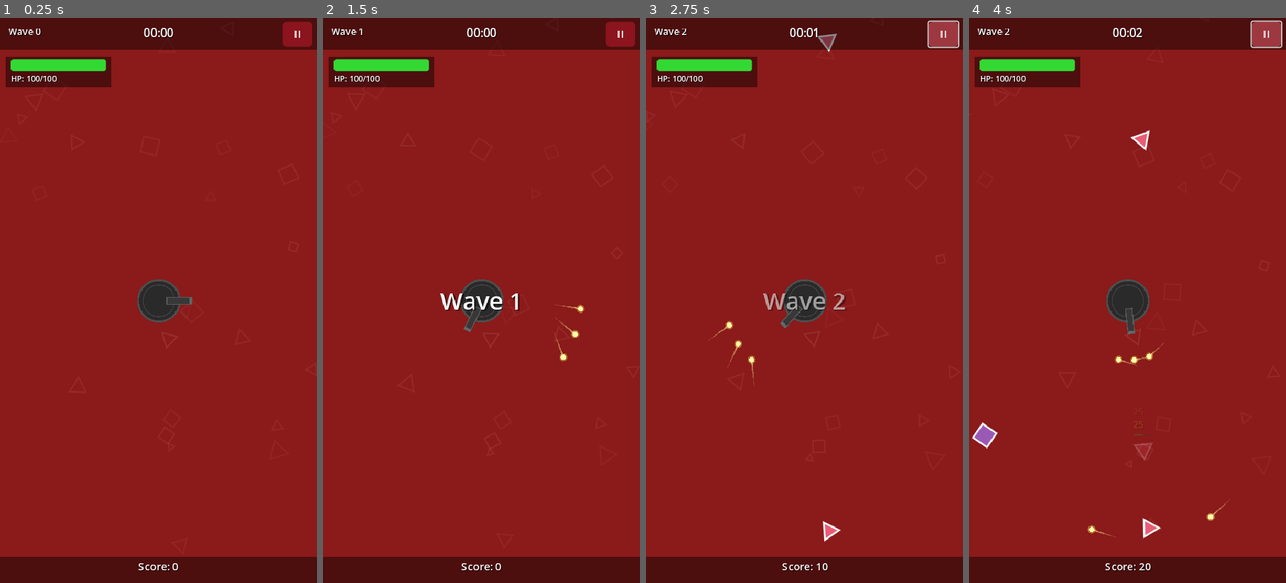
Above: before the commit, frames 1-4 (left to right).
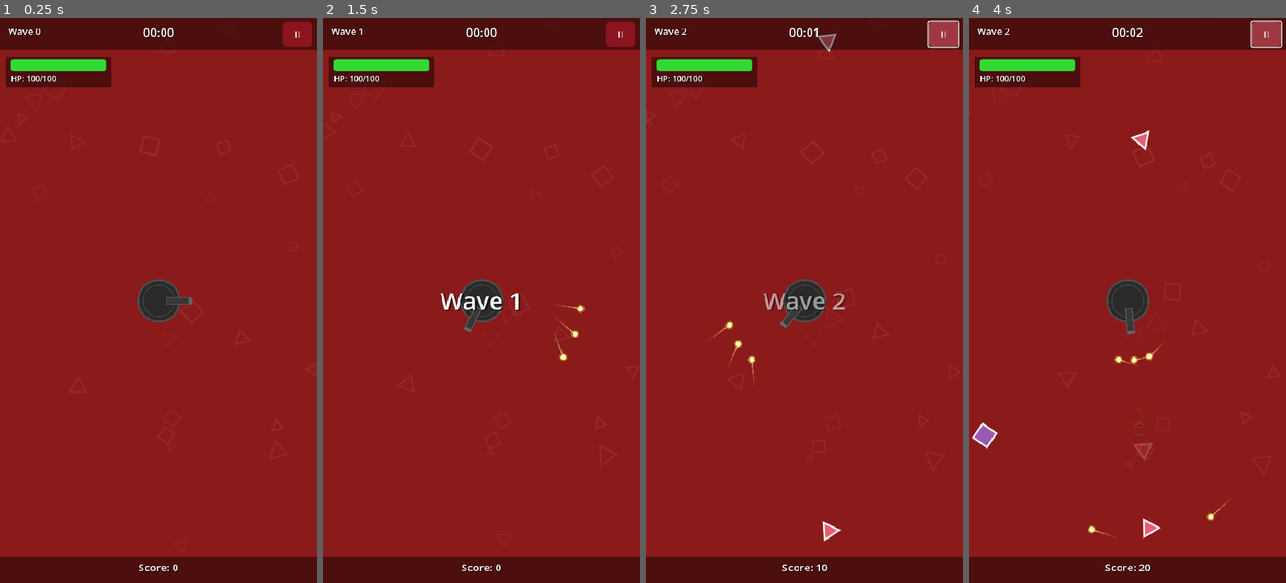
Above: after the commit, the same moments.

Repository: wangkaibo123/roguelike-tower-defense-godot
Game: Godot game, scene res://scenes/game.tscn
The game is run twice, just before and just after one commit, with the same random seed, the same clock (stepped at 60 frames per second) and the same inputs.
Inputs (mouse positions are in pixels of both pictures, inside the frame that each line leads up to):
- Up to frame 1 (0.25 s): no input
- Up to frame 2 (1.5 s): click "II" at 0.5 s; click (386, 317) at 1.25 s
- Up to frame 3 (2.75 s): click "II" at 2 s
- Up to frame 4 (4 s): click "II" at 2.75 s

The runs differ from the first frame. In frame 1, 0.3% of the frame differs, in the area x 3-95%, y 0-98%; in frame 2, 0.4%; in frame 3, 0.5%; in frame 4, 0.5%.

Commit message:
Add adaptive resolution support for all window sizes
- project.godot: stretch/aspect changed from "keep" to "expand", resizable=true
- game.gd: use get_viewport_rect().size dynamically for screen size, center,
  edge spawning; reposition tower and background on window resize
- hud.gd: all layout positions computed dynamically, connected to
  root.size_changed signal for live relayout
- bg_particles.gd: use viewport size for particle bounds and spawning

Diff:
--- a/project.godot
+++ b/project.godot
@@ -15,8 +15,9 @@
 window/size/viewport_width=480
 window/size/viewport_height=854
 window/size/mode=0
+window/size/resizable=true
 window/stretch/mode="canvas_items"
-window/stretch/aspect="keep"
+window/stretch/aspect="expand"
 window/handheld/orientation=1
 
 [input]
--- a/scripts/bg_particles.gd
+++ b/scripts/bg_particles.gd
@@ -1,12 +1,14 @@
 extends Node2D
 ## Draws floating geometric shapes in the background for visual flair.
-## Matches the dark crimson aesthetic with subtle triangle/square outlines drifting.
+## Adapts to viewport size dynamically.
 
-const SCREEN_SIZE := Vector2(480, 854)
 const NUM_PARTICLES := 25
-const COLOR_DIM := Color(1.0, 1.0, 1.0, 0.06)
 
 var _particles: Array[Dictionary] = []
+
+
+func _get_screen() -> Vector2:
+	return get_viewport_rect().size
 
 
 func _ready() -> void:
@@ -16,18 +18,18 @@
 
 
 func _process(delta: float) -> void:
+	var scr := _get_screen()
 	for p in _particles:
 		p["pos"] += p["vel"] * delta
 		p["rot"] += p["rot_speed"] * delta
 
-		# Wrap around screen
 		if p["pos"].x < -30:
-			p["pos"].x = SCREEN_SIZE.x + 30
-		elif p["pos"].x > SCREEN_SIZE.x + 30:
+			p["pos"].x = scr.x + 30
+		elif p["pos"].x > scr.x + 30:
 			p["pos"].x = -30
 		if p["pos"].y < -30:
-			p["pos"].y = SCREEN_SIZE.y + 30
-		elif p["pos"].y > SCREEN_SIZE.y + 30:
+			p["pos"].y = scr.y + 30
+		elif p["pos"].y > scr.y + 30:
 			p["pos"].y = -30
 
 	queue_redraw()
@@ -46,26 +48,26 @@
 			var angle: float = rot + (TAU / sides) * i
 			pts.append(pos + Vector2(cos(angle), sin(angle)) * sz)
 
-		# Close the outline
 		var outline := pts.duplicate()
 		outline.append(pts[0])
 		draw_polyline(outline, col, 1.0, true)
 
 
 func _make_particle() -> Dictionary:
+	var scr := _get_screen()
 	var side_options: Array[int] = [3, 4, 4, 3, 3]
 	var sides: int = side_options[randi() % side_options.size()]
 	return {
-		"pos": Vector2(randf_range(0, SCREEN_SIZE.x), randf_range(0, SCREEN_SIZE.y)),
+		"pos": Vector2(randf_range(0, scr.x), randf_range(0, scr.y)),
 		"vel": Vector2(randf_range(-12, 12), randf_range(-8, 8)),
 		"rot": randf() * TAU,
 		"rot_speed": randf_range(-0.5, 0.5),
 		"size": randf_range(6, 18),
 		"sides": sides,
-		"color": Color_DIM_variant(),
+		"color": _dim_variant(),
 	}
 
 
-func Color_DIM_variant() -> Color:
+func _dim_variant() -> Color:
 	var alpha := randf_range(0.03, 0.09)
 	return Color(1.0, randf_range(0.8, 1.0), randf_range(0.8, 1.0), alpha)
--- a/scripts/game.gd
+++ b/scripts/game.gd
@@ -6,10 +6,7 @@
 
 enum GameState { PLAYING, UPGRADING, GAME_OVER }
 
-const SCREEN_SIZE := Vector2(480, 854)
-const CENTER := SCREEN_SIZE * 0.5
 const BG_COLOR := Color("#8B1A1A")
-
 const ENEMY_SCENE: PackedScene = preload("res://scenes/enemy.tscn")
 
 # Spawn timing
@@ -31,33 +28,36 @@
 var game_time: float = 0.0
 var score: int = 0
 
-# Internal spawn bookkeeping
 var _spawn_queue: Array[Dictionary] = []
 var _spawn_timer: float = 0.0
 var _burst_counter: int = 0
 var _between_bursts: bool = false
 
 
+## Returns the current viewport size (adapts to window resize).
+func _get_screen_size() -> Vector2:
+	return get_viewport_rect().size
+
+
+## Returns the center of the current viewport.
+func _get_center() -> Vector2:
+	return _get_screen_size() * 0.5
+
+
 func _ready() -> void:
 	process_mode = Node.PROCESS_MODE_ALWAYS
 
-	background.color = BG_COLOR
-	background.size = SCREEN_SIZE
-	background.position = Vector2.ZERO
+	# Size background to viewport and connect resize
+	_update_layout()
+	get_tree().root.size_changed.connect(_update_layout)
 
 	upgrade_ui.visible = false
 
-	# Connect tower signals
 	tower.health_changed.connect(_on_tower_health_changed)
 	tower.died.connect(_on_tower_destroyed)
-
-	# Connect upgrade UI
 	upgrade_ui.upgrade_selected.connect(_on_upgrade_selected)
-
-	# Connect HUD restart
 	hud.restart_requested.connect(_on_restart)
 
-	# Initial HUD state
 	hud.update_health(tower.health, tower.max_health)
 	hud.update_wave(0)
 	hud.update_score(0)
@@ -65,6 +65,19 @@
 
 	await get_tree().create_timer(1.0).timeout
 	_start_next_wave()
+
+
+func _update_layout() -> void:
+	var screen := _get_screen_size()
+	var center := _get_center()
+
+	# Resize background to fill viewport
+	background.color = BG_COLOR
+	background.position = Vector2.ZERO
+	background.size = screen
+
+	# Reposition tower to center
+	tower.position = center
 
 
 func _process(delta: float) -> void:
@@ -160,18 +173,15 @@
 
 	enemy.global_position = _random_edge_position()
 
-	# Use the enemy's setup method
 	var etype: String = data.get("type", "triangle")
 	var slow_mult: float = tower.slow_factor if tower else 1.0
-	enemy.setup(etype, CENTER, slow_mult)
-
-	# Scale HP with wave number (10% per wave after wave 1)
-	var wave: int = data.get("wave", 1)
-	var hp_scale: float = 1.0 + (wave - 1) * 0.1
+	enemy.setup(etype, _get_center(), slow_mult)
+
+	var w: int = data.get("wave", 1)
+	var hp_scale: float = 1.0 + (w - 1) * 0.1
 	enemy.max_health *= hp_scale
 	enemy.health = enemy.max_health
 
-	# Connect signals
 	enemy.died.connect(_on_enemy_died)
 	enemy.reached_tower.connect(_on_enemy_reached_tower)
 
@@ -180,13 +190,14 @@
 
 func _random_edge_position() -> Vector2:
 	var margin := 40.0
+	var screen := _get_screen_size()
 	var side := randi() % 4
 	match side:
-		0: return Vector2(randf_range(0, SCREEN_SIZE.x), -margin)
-		1: return Vector2(randf_range(0, SCREEN_SIZE.x), SCREEN_SIZE.y + margin)
-		2: return Vector2(-margin, randf_range(0, SCREEN_SIZE.y))
-		3: return Vector2(SCREEN_SIZE.x + margin, randf_range(0, SCREEN_SIZE.y))
-	return Vector2(-margin, SCREEN_SIZE.y * 0.5)
+		0: return Vector2(randf_range(0, screen.x), -margin)
+		1: return Vector2(randf_range(0, screen.x), screen.y + margin)
+		2: return Vector2(-margin, randf_range(0, screen.y))
+		3: return Vector2(screen.x + margin, randf_range(0, screen.y))
+	return Vector2(-margin, screen.y * 0.5)
 
 
 # --- Signal handlers ---
@@ -204,7 +215,6 @@
 
 func _on_wave_complete() -> void:
 	game_state = GameState.UPGRADING
-	# Small delay before showing upgrades
 	await get_tree().create_timer(0.5).timeout
 	if game_state == GameState.UPGRADING:
 		upgrade_ui.show_upgrades()
--- a/scripts/hud.gd
+++ b/scripts/hud.gd
@@ -1,6 +1,6 @@
 extends CanvasLayer
-## In-game HUD for roguelike tower defense. Portrait mode (480x854).
-## Builds all UI nodes programmatically in _ready().
+## In-game HUD for roguelike tower defense.
+## Adapts to any viewport size using anchors and dynamic layout.
 
 signal restart_requested()
 signal pause_requested()
@@ -15,6 +15,11 @@
 var wave_announce_label: Label
 var game_over_overlay: ColorRect
 
+# Layout containers for resize
+var _top_bar: ColorRect
+var _hp_panel: ColorRect
+var _bottom_bar: ColorRect
+
 # --- Colors / Style constants ---
 const COLOR_CRIMSON_DARK := Color(0.15, 0.02, 0.04)
 const COLOR_CRIMSON := Color(0.55, 0.08, 0.12)
@@ -24,8 +29,9 @@
 const COLOR_SHADOW := Color(0.0, 0.0, 0.0, 0.6)
 const COLOR_PANEL_BG := Color(0.0, 0.0, 0.0, 0.45)
 
-const SCREEN_W := 480
-const SCREEN_H := 854
+
+func _get_vp_size() -> Vector2:
+	return get_viewport().get_visible_rect().size
 
 
 func _ready() -> void:
@@ -34,6 +40,37 @@
 	_build_health_bar()
 	_build_score_area()
 	_build_wave_announcement()
+	get_tree().root.size_changed.connect(_on_resized)
+	# Defer first layout so viewport size is correct
+	call_deferred("_on_resized")
+
+
+func _on_resized() -> void:
+	var vp := _get_vp_size()
+	var sw := vp.x
+	var sh := vp.y
+
+	# Top bar
+	_top_bar.size = Vector2(sw, 48)
+	timer_label.position = Vector2(sw / 2.0 - 60, 8)
+	pause_button.position = Vector2(sw - 52, 5)
+
+	# Bottom bar
+	_bottom_bar.size = Vector2(sw, 40)
+	_bottom_bar.position = Vector2(0, sh - 40)
+	score_label.position = Vector2(0, sh - 36)
+	score_label.size = Vector2(sw, 32)
+
+	# Wave announce
+	wave_announce_label.position = Vector2(0, sh / 2.0 - 40)
+	wave_announce_label.size = Vector2(sw, 80)
+
+	# Game over overlay
+	if game_over_overlay and is_instance_valid(game_over_overlay):
+		game_over_overlay.size = vp
+		var vbox := game_over_overlay.get_child(0)
+		if vbox:
+			vbox.size = vp
 
 
 # ============================================================
@@ -41,48 +78,42 @@
 # ============================================================
 
 func _build_top_area() -> void:
-	# --- Top bar background ---
-	var top_bg := ColorRect.new()
-	top_bg.color = COLOR_PANEL_BG
-	top_bg.custom_minimum_size = Vector2(SCREEN_W, 48)
-	top_bg.size = Vector2(SCREEN_W, 48)
-	top_bg.position = Vector2.ZERO
-	add_child(top_bg)
-
-	# --- Wave label (top-left) ---
+	_top_bar = ColorRect.new()
+	_top_bar.color = COLOR_PANEL_BG
+	_top_bar.custom_minimum_size = Vector2(0, 48)
+	_top_bar.size = Vector2(480, 48)
+	_top_bar.position = Vector2.ZERO
+	add_child(_top_bar)
+
 	wave_label = _make_label("Wave 1", 14)
 	wave_label.position = Vector2(12, 10)
 	wave_label.size = Vector2(120, 28)
 	add_child(wave_label)
 
-	# --- Timer label (top-center) ---
 	timer_label = _make_label("00:00", 18)
 	timer_label.horizontal_alignment = HORIZONTAL_ALIGNMENT_CENTER
-	timer_label.position = Vector2(SCREEN_W / 2.0 - 60, 8)
+	timer_label.position = Vector2(180, 8)
 	timer_label.size = Vector2(120, 32)
 	add_child(timer_label)
 
-	# --- Pause button (top-right) ---
 	pause_button = Button.new()
 	pause_button.text = "II"
 	pause_button.custom_minimum_size = Vector2(44, 38)
 	pause_button.size = Vector2(44, 38)
-	pause_button.position = Vector2(SCREEN_W - 52, 5)
+	pause_button.position = Vector2(428, 5)
 	_style_button(pause_button)
 	pause_button.pressed.connect(_on_pause_pressed)
 	add_child(pause_button)
 
 
 func _build_health_bar() -> void:
-	# --- Container panel ---
-	var panel := ColorRect.new()
-	panel.color = COLOR_PANEL_BG
-	panel.custom_minimum_size = Vector2(160, 46)
-	panel.size = Vector2(160, 46)
-	panel.position = Vector2(8, 58)
-	add_child(panel)
-
-	# --- ProgressBar ---
+	_hp_panel = ColorRect.new()
+	_hp_panel.color = COLOR_PANEL_BG
+	_hp_panel.custom_minimum_size = Vector2(160, 46)
+	_hp_panel.size = Vector2(160, 46)
+	_hp_panel.position = Vector2(8, 58)
+	add_child(_hp_panel)
+
 	health_bar = ProgressBar.new()
 	health_bar.min_value = 0
 	health_bar.max_value = 100
@@ -92,26 +123,18 @@
 	health_bar.size = Vector2(144, 18)
 	health_bar.position = Vector2(16, 62)
 
-	# Style the bar with a flat fill and background
 	var bg_style := StyleBoxFlat.new()
 	bg_style.bg_color = Color(0.15, 0.15, 0.15, 0.9)
-	bg_style.corner_radius_top_left = 4
-	bg_style.corner_radius_top_right = 4
-	bg_style.corner_radius_bottom_left = 4
-	bg_style.corner_radius_bottom_right = 4
+	bg_style.set_corner_radius_all(4)
 	health_bar.add_theme_stylebox_override("background", bg_style)
 
 	var fill_style := StyleBoxFlat.new()
 	fill_style.bg_color = COLOR_HEALTH_GREEN
-	fill_style.corner_radius_top_left = 4
-	fill_style.corner_radius_top_right = 4
-	fill_style.corner_radius_bottom_left = 4
-	fill_style.corner_radius_bottom_right = 4
+	fill_style.set_corner_radius_all(4)
 	health_bar.add_theme_stylebox_override("fill", fill_style)
 
 	add_child(health_bar)
 
-	# --- HP text ---
 	health_label = _make_label("HP: 100/100", 12)
 	health_label.position = Vector2(16, 82)
 	health_label.size = Vector2(144, 20)
@@ -119,17 +142,17 @@
 
 
 func _build_score_area() -> void:
-	var panel := ColorRect.new()
-	panel.color = COLOR_PANEL_BG
-	panel.custom_minimum_size = Vector2(SCREEN_W, 40)
-	panel.size = Vector2(SCREEN_W, 40)
-	panel.position = Vector2(0, SCREEN_H - 40)
-	add_child(panel)
+	_bottom_bar = ColorRect.new()
+	_bottom_bar.color = COLOR_PANEL_BG
+	_bottom_bar.custom_minimum_size = Vector2(0, 40)
+	_bottom_bar.size = Vector2(480, 40)
+	_bottom_bar.position = Vector2(0, 814)
+	add_child(_bottom_bar)
 
 	score_label = _make_label("Score: 0", 16)
 	score_label.horizontal_alignment = HORIZONTAL_ALIGNMENT_CENTER
-	score_label.position = Vector2(0, SCREEN_H - 36)
-	score_label.size = Vector2(SCREEN_W, 32)
+	score_label.position = Vector2(0, 818)
+	score_label.size = Vector2(480, 32)
 	add_child(score_label)
 
 
@@ -138,8 +161,8 @@
 	wave_announce_label.text = ""
 	wave_announce_label.horizontal_alignment = HORIZONTAL_ALIGNMENT_CENTER
 	wave_announce_label.vertical_alignment = VERTICAL_ALIGNMENT_CENTER
-	wave_announce_label.position = Vector2(0, SCREEN_H / 2.0 - 40)
-	wave_announce_label.size = Vector2(SCREEN_W, 80)
+	wave_announce_label.position = Vector2(0, 387)
+	wave_announce_label.size = Vector2(480, 80)
 	wave_announce_label.add_theme_font_size_override("font_size", 36)
 	wave_announce_label.add_theme_color_override("font_color", COLOR_TEXT)
 	wave_announce_label.add_theme_color_override("font_shadow_color", COLOR_SHADOW)
@@ -159,7 +182,6 @@
 	health_bar.value = current
 	health_label.text = "HP: %d/%d" % [current, max_val]
 
-	# Interpolate bar color from red to green based on ratio
 	var ratio := clampf(float(current) / float(max_val), 0.0, 1.0)
 	var bar_color := COLOR_HEALTH_RED.lerp(COLOR_HEALTH_GREEN, ratio)
 	var fill_style: StyleBoxFlat = health_bar.get_theme_stylebox("fill").duplicate()
@@ -178,8 +200,8 @@
 	wave_label.text = "Wave %d" % wave_num
 
 
-func update_score(score: int) -> void:
-	score_label.text = "Score: %d" % score
+func update_score(new_score: int) -> void:
+	score_label.text = "Score: %d" % new_score
 
 
 func show_wave_announcement(wave_num: int) -> void:
@@ -187,11 +209,8 @@
 	wave_announce_label.modulate.a = 0.0
 
 	var tween := create_tween()
-	# Fade in
 	tween.tween_property(wave_announce_label, "modulate:a", 1.0, 0.35).set_ease(Tween.EASE_OUT)
-	# Hold
 	tween.tween_interval(1.2)
-	# Fade out
 	tween.tween_property(wave_announce_label, "modulate:a", 0.0, 0.5).set_ease(Tween.EASE_IN)
 
 
@@ -199,27 +218,25 @@
 	if game_over_overlay and is_instance_valid(game_over_overlay):
 		game_over_overlay.queue_free()
 
-	# --- Dark overlay ---
+	var vp := _get_vp_size()
+
 	game_over_overlay = ColorRect.new()
 	game_over_overlay.color = Color(0.05, 0.0, 0.02, 0.82)
 	game_over_overlay.position = Vector2.ZERO
-	game_over_overlay.size = Vector2(SCREEN_W, SCREEN_H)
+	game_over_overlay.size = vp
 	game_over_overlay.z_index = 50
 	add_child(game_over_overlay)
 
-	# --- VBoxContainer centered ---
 	var vbox := VBoxContainer.new()
 	vbox.alignment = BoxContainer.ALIGNMENT_CENTER
-	vbox.size = Vector2(SCREEN_W, SCREEN_H)
+	vbox.size = vp
 	vbox.position = Vector2.ZERO
 	game_over_overlay.add_child(vbox)
 
-	# Spacer top
 	var spacer_top := Control.new()
-	spacer_top.custom_minimum_size = Vector2(0, SCREEN_H * 0.28)
+	spacer_top.custom_minimum_size = Vector2(0, vp.y * 0.28)
 	vbox.add_child(spacer_top)
 
-	# "GAME OVER" title
 	var title := Label.new()
 	title.text = "GAME OVER"
 	title.horizontal_alignment = HORIZONTAL_ALIGNMENT_CENTER
@@ -230,12 +247,10 @@
 	title.add_theme_constant_override("shadow_offset_y", 3)
 	vbox.add_child(title)
 
-	# Spacer
 	var gap1 := Control.new()
 	gap1.custom_minimum_size = Vector2(0, 24)
 	vbox.add_child(gap1)
 
-	# Final score
 	var score_lbl := Label.new()
 	score_lbl.text = "Final Score: %d" % final_score
 	score_lbl.horizontal_alignment = HORIZONTAL_ALIGNMENT_CENTER
@@ -246,7 +261,6 @@
 	score_lbl.add_theme_constant_override("shadow_offset_y", 2)
 	vbox.add_child(score_lbl)
 
-	# Wave reached
 	var wave_lbl := Label.new()
 	wave_lbl.text = "Wave Reached: %d" % wave
 	wave_lbl.horizontal_alignment = HORIZONTAL_ALIGNMENT_CENTER
@@ -257,12 +271,10 @@
 	wave_lbl.add_theme_constant_override("shadow_offset_y", 2)
 	vbox.add_child(wave_lbl)
 
-	# Spacer
 	var gap2 := Control.new()
 	gap2.custom_minimum_size = Vector2(0, 36)
 	vbox.add_child(gap2)
 
-	# Restart button (centered via HBox)
 	var hbox := HBoxContainer.new()
 	hbox.alignment = BoxContainer.ALIGNMENT_CENTER
 	vbox.add_child(hbox)
@@ -296,10 +308,7 @@
 
 	var normal := StyleBoxFlat.new()
 	normal.bg_color = COLOR_CRIMSON
-	normal.corner_radius_top_left = 6
-	normal.corner_radius_top_right = 6
-	normal.corner_radius_bottom_left = 6
-	normal.corner_radius_bottom_right = 6
+	normal.set_corner_radius_all(6)
 	normal.content_margin_left = 8
 	normal.content_margin_right = 8
 	normal.content_margin_top = 4
@@ -310,9 +319,9 @@
 	hover.bg_color = COLOR_CRIMSON.lightened(0.15)
 	btn.add_theme_stylebox_override("hover", hover)
 
-	var pressed := normal.duplicate()
-	pressed.bg_color = COLOR_CRIMSON.darkened(0.2)
-	btn.add_theme_stylebox_override("pressed", pressed)
+	var pressed_style := normal.duplicate()
+	pressed_style.bg_color = COLOR_CRIMSON.darkened(0.2)
+	btn.add_theme_stylebox_override("pressed", pressed_style)
 
 
 # ============================================================
